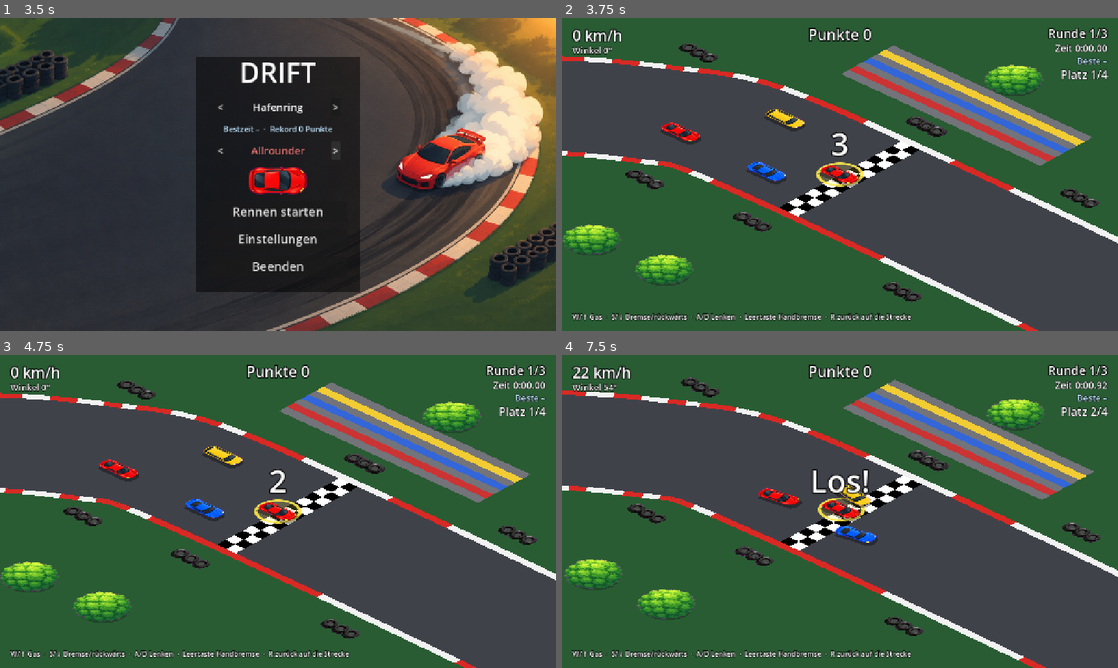
Above: before the commit, frames 1-4 (two rows, left to right).
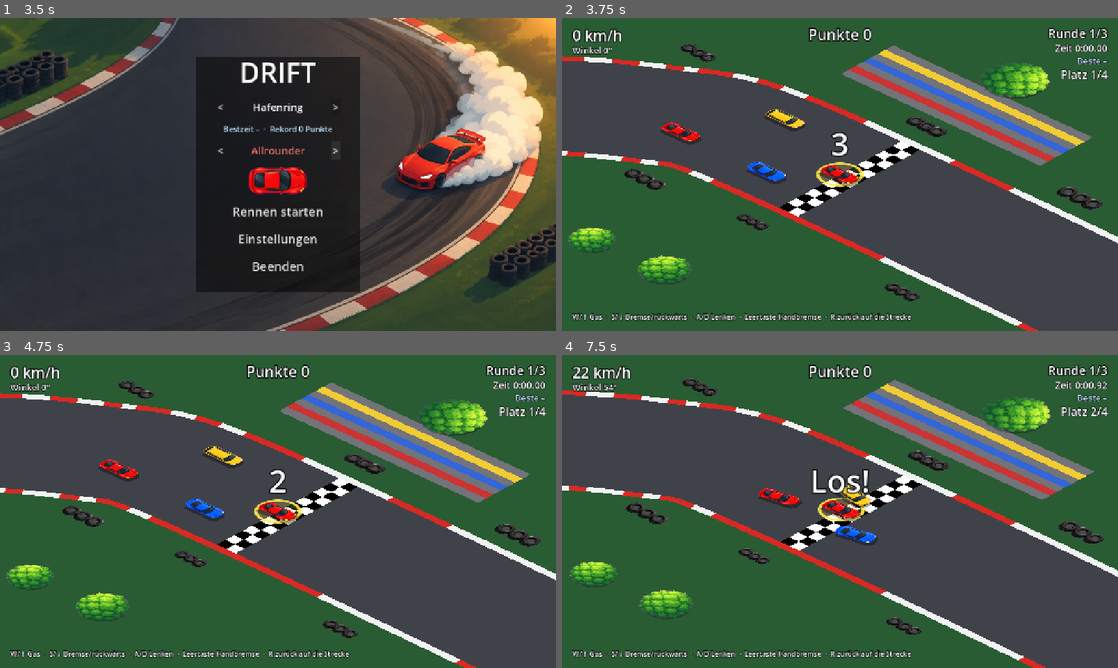
Above: after the commit, the same moments.

Repository: Mayo73/agenthub-backup
Game: Godot game, scene res://scenes/main_menu.tscn
The game is run twice, just before and just after one commit, with the same random seed, the same clock (stepped at 60 frames per second) and the same inputs.
Inputs (mouse positions are in pixels of both pictures, inside the frame that each line leads up to):
- Up to frame 1 (3.5 s): click "<" at 0.5 s; click ">" at 1.25 s; click "<" at 2 s; click ">" at 2.75 s
- Up to frame 2 (3.75 s): click "Rennen starten" at 3.5 s
- Up to frame 3 (4.75 s): tap Enter (neustart) at 4.25 s; move the mouse to (400, 495) at 4.27 s; hold D (rechts) from 4.28 s (still down); hold S (bremse) from 4.28 s (still down); click (400, 495) at 4.42 s
- Up to frame 4 (7.5 s): release D (rechts) at 5 s; release S (bremse) at 5 s; tap Enter (neustart) at 5, 6.5 s; drag from (728, 527) to (812, 574) at 5.02 s; move the mouse to (895, 442) at 5.77 s; hold D (rechts) 5.78-6.5 s; hold Space (handbremse) 5.78-6.5 s; drag from (812, 574) to (673, 464) at 6.52 s; move the mouse to (1006, 558) at 7.27 s; hold A (links) from 7.28 s (still down); tap R (zuruecksetzen) at 7.35 s

Frame 1 is identical in both runs. In frame 2, 2.1% of the frame differs, in the area x 0-98%, y 8-91%; in frame 3, 2.1%; in frame 4, 2.2%, in the area x 0-98%, y 7-90%.

Commit message:
T-0257: Abwechslungsreichere Deko (Größe und Spiegelung)
Erstellt vom lokalen Agent (Modell qwen3.5:35b-a3b, Versuch 2 von 5).

Diff:
--- a/scripts/track.gd
+++ b/scripts/track.gd
@@ -101,8 +101,14 @@
 			draw_colored_polygon(PackedVector2Array([a, b, c, d]), [Color(0.8, 0.2, 0.2), Color(0.2, 0.4, 0.85), Color(0.95, 0.8, 0.2)][row])
 	for item in decor:
 		var p: Vector2 = item["position"]
+		var s: float = item.get("scale", 1.0)
+		var sx := -s if item.get("flip", false) else s
 		if item["kind"] == TrackDecor.Kind.TIRES:
-			draw_texture_rect(TIRES_TEXTURE, Rect2(p - TIRES_SIZE * 0.5, TIRES_SIZE), false)
+			draw_set_transform(p, 0.0, Vector2(sx, s))
+			draw_texture_rect(TIRES_TEXTURE, Rect2(-TIRES_SIZE * 0.5, TIRES_SIZE), false)
 		else:
-			draw_circle(p + Vector2(8, 8), 40.0, Color(0, 0, 0, 0.25))
-			draw_texture_rect(TREE_TEXTURE, Rect2(p - TREE_SIZE * 0.5, TREE_SIZE), false)
+			draw_set_transform(p, 0.0, Vector2(s, s))
+			draw_circle(Vector2(8, 8), 40.0, Color(0, 0, 0, 0.25))
+			draw_set_transform(p, 0.0, Vector2(sx, s))
+			draw_texture_rect(TREE_TEXTURE, Rect2(-TREE_SIZE * 0.5, TREE_SIZE), false)
+	draw_set_transform(Vector2.ZERO)
--- a/scripts/track_decor.gd
+++ b/scripts/track_decor.gd
@@ -3,6 +3,16 @@
 ## Berechnet, wo neben der Strecke Deko steht (Reifenstapel, Bäume). Zeichnet selbst nichts.
 
 enum Kind { TIRES, TREE }
+
+
+## Größenfaktoren der Deko, reihum nach Nummer des Elements.
+const SCALES := [1.0, 0.82, 1.18, 0.92, 1.08]
+
+
+## Feste Abwandlung eines Deko-Elements: {"scale": float, "flip": bool}. Gleiche Nummer, gleiche Abwandlung.
+static func variation(index: int) -> Dictionary:
+	var i := absi(index)
+	return {"scale": SCALES[i % SCALES.size()], "flip": i % 3 == 1}
 
 
 ## Punkte im Abstand `spacing` entlang der Strecke, jeweils `offset` links und rechts der Mittellinie.
@@ -25,15 +35,17 @@
 
 
 ## Deko einer Strecke: Reifenstapel knapp neben dem Rand, Bäume weiter draußen.
-## Jeder Eintrag: {"kind": Kind, "position": Vector2}.
+## Jeder Eintrag: {"kind": Kind, "position": Vector2, "scale": float, "flip": bool}.
 static func build(path: TrackPath) -> Array[Dictionary]:
 	var items: Array[Dictionary] = []
 	if path == null:
 		return items
 	for q in side_points(path, 320.0, path.width * 0.5 + 60.0):
-		items.append({"kind": Kind.TIRES, "position": q})
+		var v := variation(items.size())
+		items.append({"kind": Kind.TIRES, "position": q, "scale": v["scale"], "flip": v["flip"]})
 	for q in side_points(path, 450.0, path.width * 0.5 + 260.0):
-		items.append({"kind": Kind.TREE, "position": q})
+		var v := variation(items.size())
+		items.append({"kind": Kind.TREE, "position": q, "scale": v["scale"], "flip": v["flip"]})
 	return items
 
 
--- a/tests/test_track_decor.gd
+++ b/tests/test_track_decor.gd
@@ -69,3 +69,49 @@
 
 func test_tribuene_ohne_strecke() -> void:
 	check(TrackDecor.grandstand(null).size() == 0, "null path soll keine Ecken ergeben")
+
+
+func test_abwandlung() -> void:
+	var v0 := TrackDecor.variation(0)
+	check(v0["scale"] == 1.0 and v0["flip"] == false, "variation(0) sollte {scale:1.0, flip:false}")
+	var v1 := TrackDecor.variation(1)
+	check(v1["flip"] == true, "variation(1)['flip'] sollte true sein")
+	var v2 := TrackDecor.variation(2)
+	check(v2["scale"] == 1.18, "variation(2)['scale'] sollte 1.18 sein")
+	var v5 := TrackDecor.variation(5)
+	check(v5["scale"] == 1.0, "variation(5)['scale'] sollte 1.0 sein (wiederholung)")
+	var vn1 := TrackDecor.variation(-1)
+	check(vn1["flip"] == true, "variation(-1)['flip'] sollte true sein")
+
+
+func test_deko_abgewandelt() -> void:
+	var items := TrackDecor.build(square)
+	check(items.size() > 0, "sollte Deko-Elemente haben")
+	for item in items:
+		check(item.has("scale"), "jeder Eintrag hat 'scale'")
+		check(item.has("flip"), "jeder Eintrag hat 'flip'")
+	var first_scale: float = items[0]["scale"]
+	check(first_scale == 1.0, "items[0]['scale'] sollte 1.0 sein")
+	var has_flip := false
+	var scales: Array[float] = []
+	for item in items:
+		if item["flip"]:
+			has_flip = true
+		scales.append(item["scale"])
+	check(has_flip, "mindestens ein Eintrag hat 'flip' wahr")
+	var unique_scales: Array[float] = []
+	for sc in scales:
+		var found: bool = false
+		for existing in unique_scales:
+			if existing == sc:
+				found = true
+				break
+		if not found:
+			unique_scales.append(sc)
+	check(unique_scales.size() >= 2, "mindestens zwei verschiedene 'scale'-Werte kommen vor")
+
+
+func test_gleich_bei_jedem_start() -> void:
+	var items1 := TrackDecor.build(square)
+	var items2 := TrackDecor.build(square)
+	check(items1 == items2, "beide Ergebnisse sind gleich")
